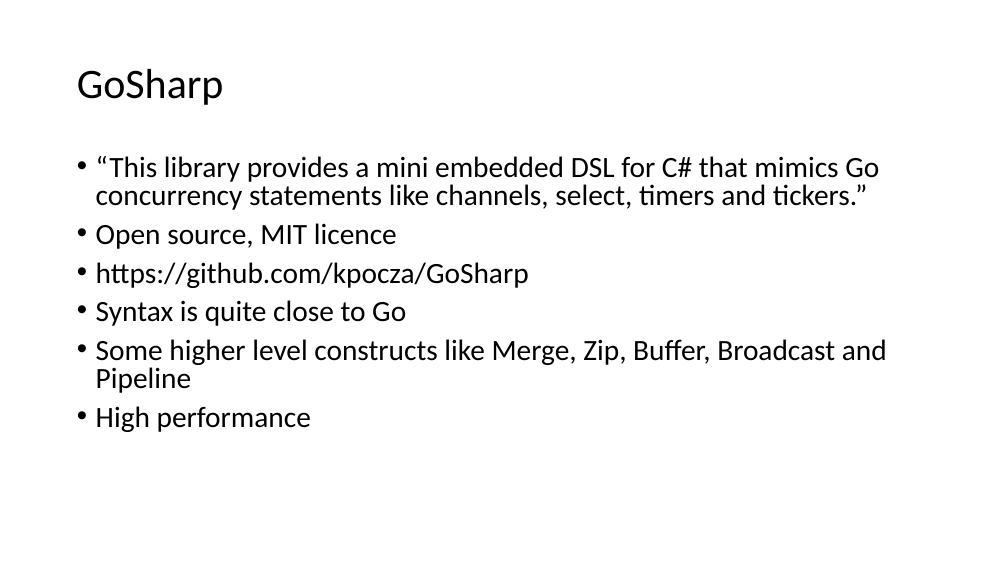
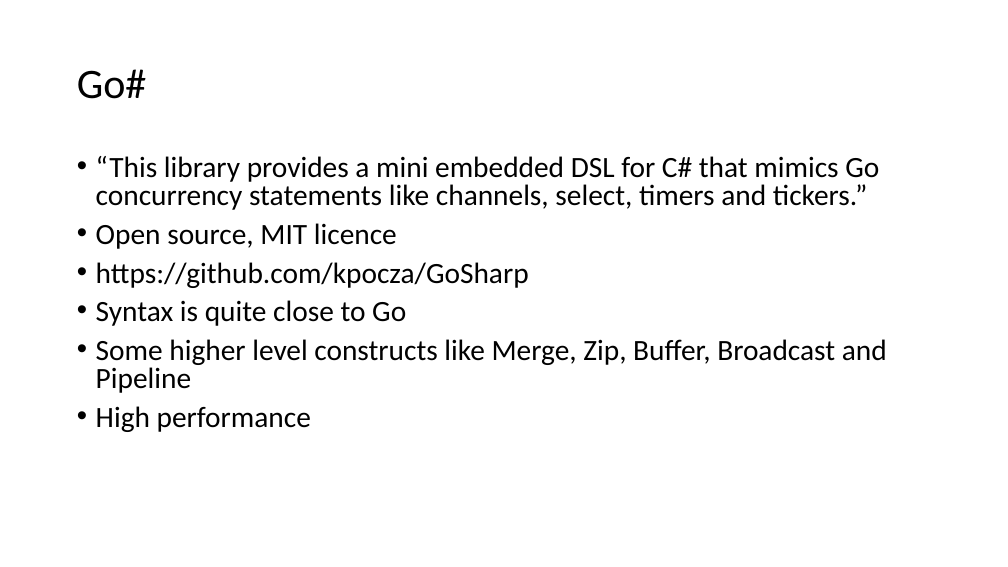
Before and after one commit to kpocza/GoSharp, a slide deck: slide 20 of talks/szszk20180512/SzSzK180512_GoSharp.odp. Drawn at 1008x567 pixels with LibreOffice and Linux fonts; fonts in the diff are those of the drawing. Boxes give left, top, right and bottom in pixels: in the first picture for what was removed or moved away, otherwise in the second. Text is boxed around its words. In the diff, an @@ line names an element or a change of style, - is before the commit and + after.

```diff
--- a/talks/szszk20180512/SzSzK180512_GoSharp.odp
+++ b/talks/szszk20180512/SzSzK180512_GoSharp.odp
@@ title at bbox=[77, 69, 147, 99]: text changed @@
-GoSharp
+Go#
```
Also in this commit, not shown: 19 other slides changed, 1 other file.
